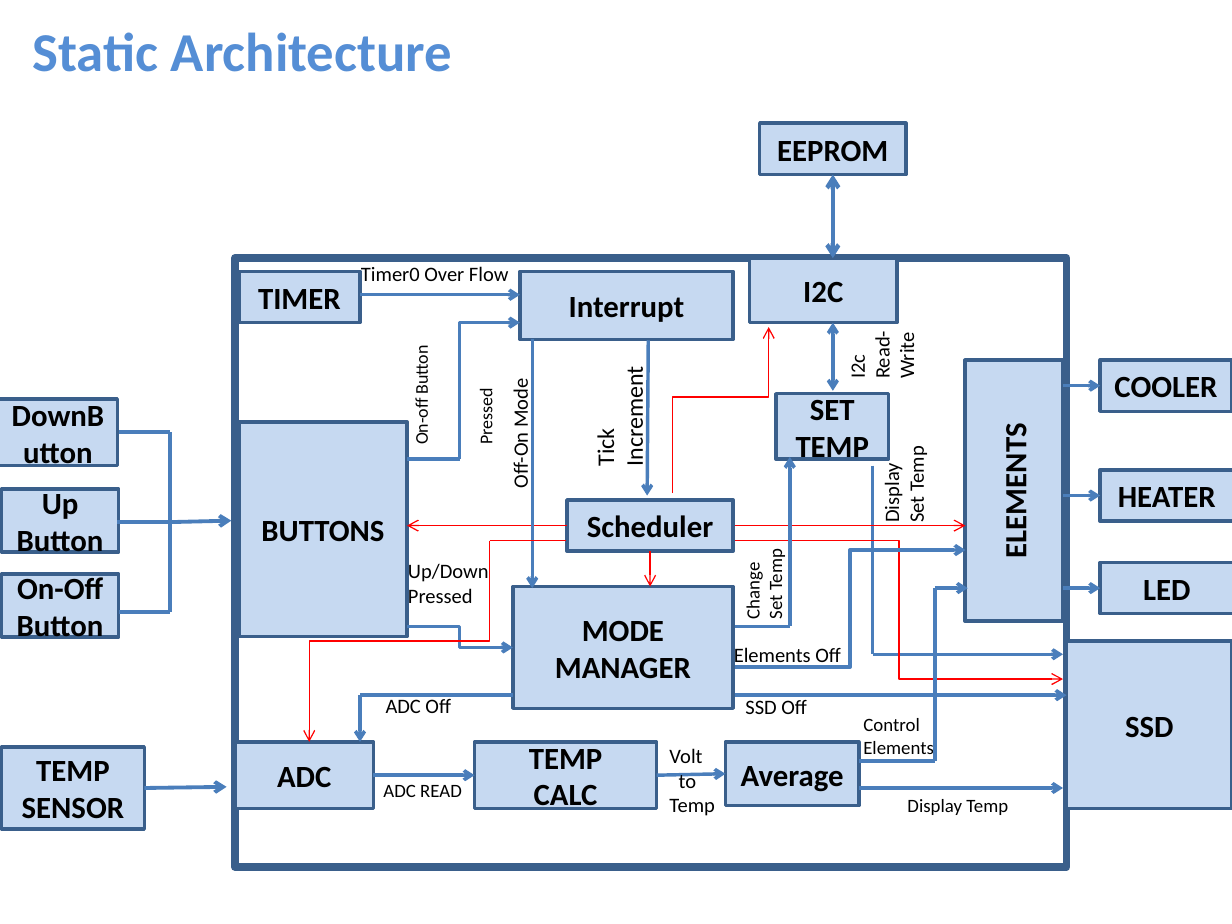
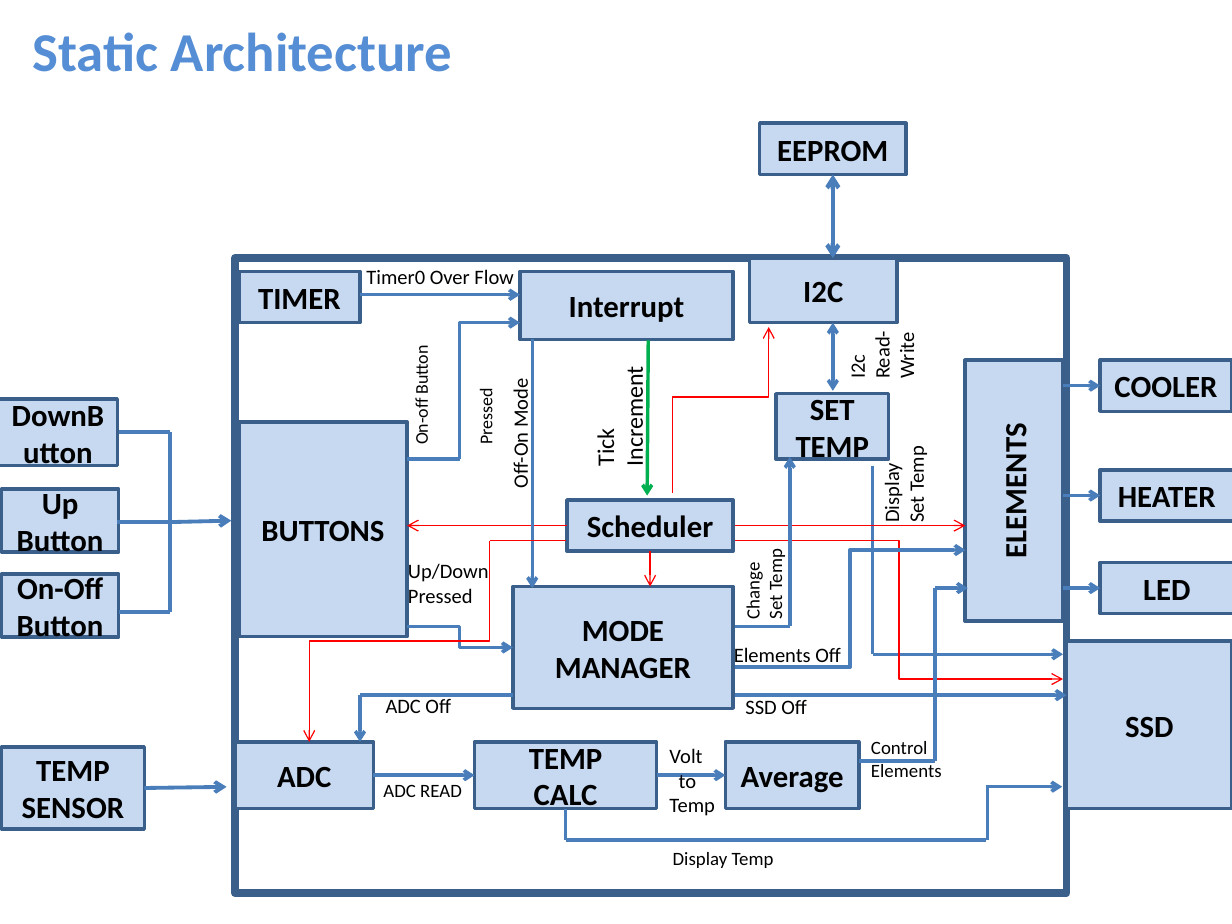
Before and after one commit to Abdelaziz-Sayed-Mohamed/water_heater, a slide deck: slide 1 of WaterHeater.pptx. Drawn at 1232x924 pixels with LibreOffice and Linux fonts; fonts in the diff are those of the drawing. Boxes give left, top, right and bottom in pixels: in the first picture for what was removed or moved away, otherwise in the second. Text is boxed around its words. In the diff, an @@ line names an element or a change of style, - is before the commit and + after.

```diff
--- a/WaterHeater.pptx
+++ b/WaterHeater.pptx
@@ rectangle: place and size @@
-rectangle at (235,257,1067,866)
+rectangle at (235,257,1067,893)
@@ text "Timer0 Over Flow": place and size @@
-text "Timer0 Over Flow" at (361,266,508,287)
+text "Timer0 Over Flow" at (366,269,513,290)
@@ arrow (648, 340) - (647, 495): stroke #4B7EBC 2 pt to #00B050 2 pt @@
@@ text "Control Elements" rewrapped from (863,718,934,760) to (871,741,942,777) @@
@@ line added from (565, 808) to (565, 840), #4B7EBC 2 pt @@
@@ arrow moved from (859, 788) - (1063, 788) to (986, 787) - (1062, 787) @@
@@ line added from (987, 840) to (987, 787), #4B7EBC 2 pt @@
@@ line added from (986, 840) to (565, 840), #4B7EBC 2 pt @@
@@ text "Display Temp": place and size @@
-text "Display Temp" at (907,799,1008,815)
+text "Display Temp" at (673,852,774,868)
```
Also in this commit, not shown: 5 other slides changed.
